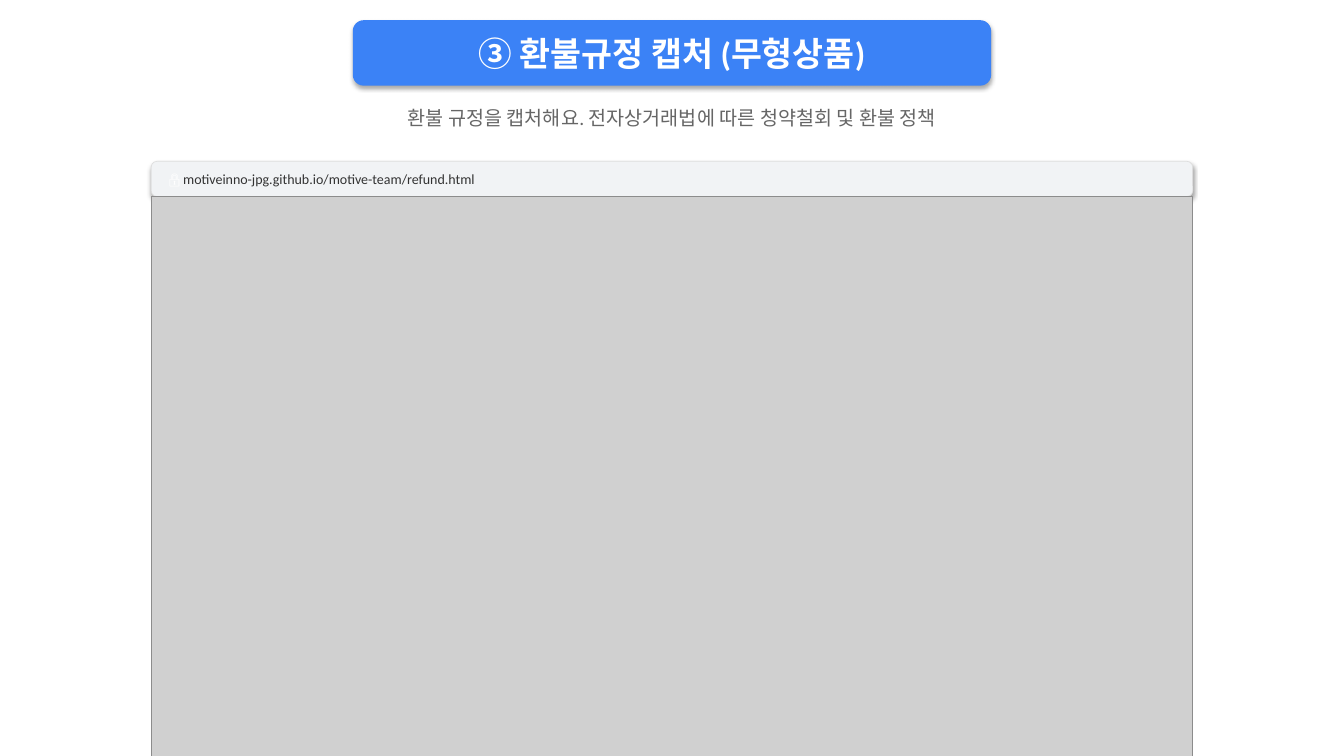
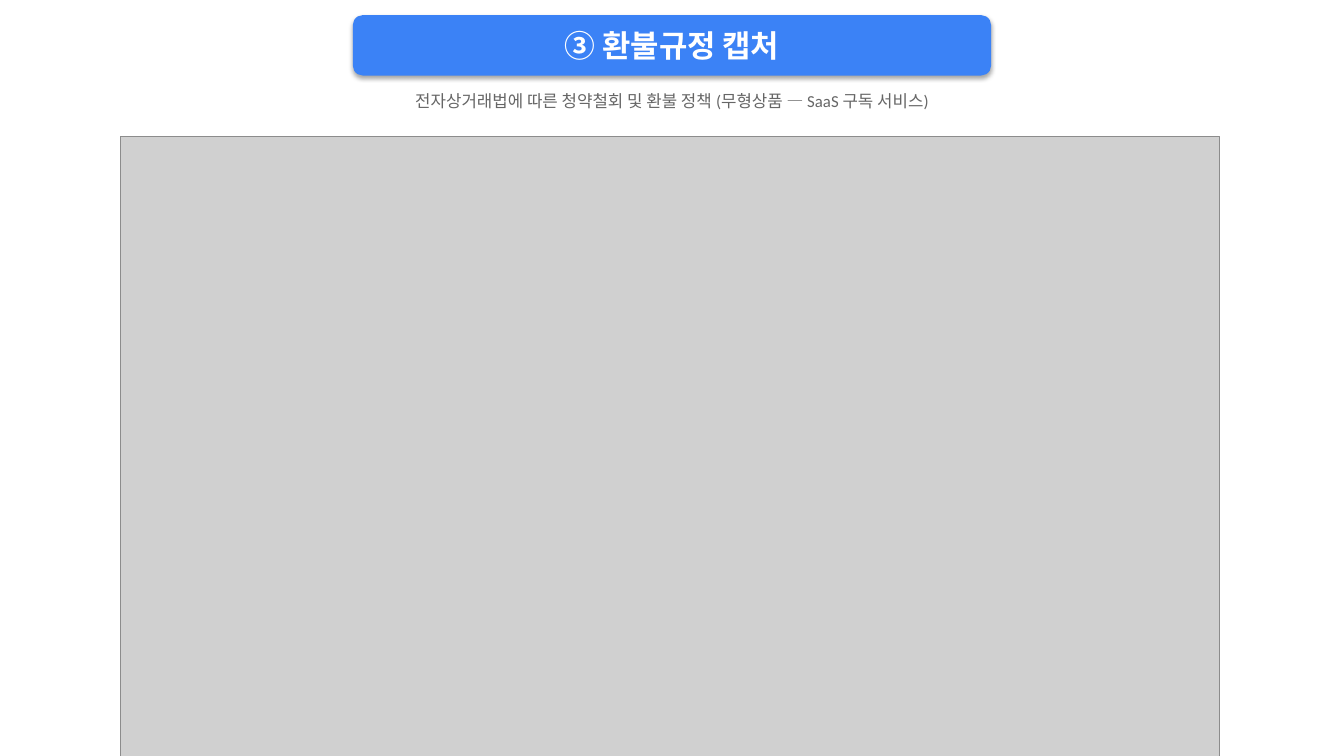
Before and after one commit to motiveinno-jpg/motive-team, a slide deck: slide 3 of whistle-ai-payment-path.pptx. Drawn at 1344x756 pixels with LibreOffice and Linux fonts; fonts in the diff are those of the drawing; grey boxes stand for pictures. Boxes give left, top, right and bottom in pixels: in the first picture for what was removed or moved away, otherwise in the second. Text is boxed around its words. In the diff, an @@ line names an element or a change of style, - is before the commit and + after.

```diff
--- a/whistle-ai-payment-path.pptx
+++ b/whistle-ai-payment-path.pptx
@@ rounded rectangle "③ 환불규정 캡처": place and size @@
-rounded rectangle "③ 환불규정 캡처" at box(353, 20, 991, 86)
+rounded rectangle "③ 환불규정 캡처" at box(353, 15, 991, 76)
@@ text in rounded rectangle at box(565, 31, 780, 60): text changed; size 24 to 22 pt @@
-③ 환불규정 캡처 (무형상품)
+③ 환불규정 캡처
@@ text at box(415, 93, 929, 109): text changed; size 14 to 12 pt @@
-환불 규정을 캡처해요. 전자상거래법에 따른 청약철회 및 환불 정책
+전자상거래법에 따른 청약철회 및 환불 정책 (무형상품 — SaaS 구독 서비스)
@@ picture: place and size @@
-picture at box(151, 197, 1193, 756)
+picture at box(121, 136, 1220, 756)
@@ rounded rectangle removed at box(151, 161, 1193, 197) @@
-🔒 motiveinno-jpg.github.io/motive-team/refund.html
```
Also in this commit, not shown: 8 other slides changed.
